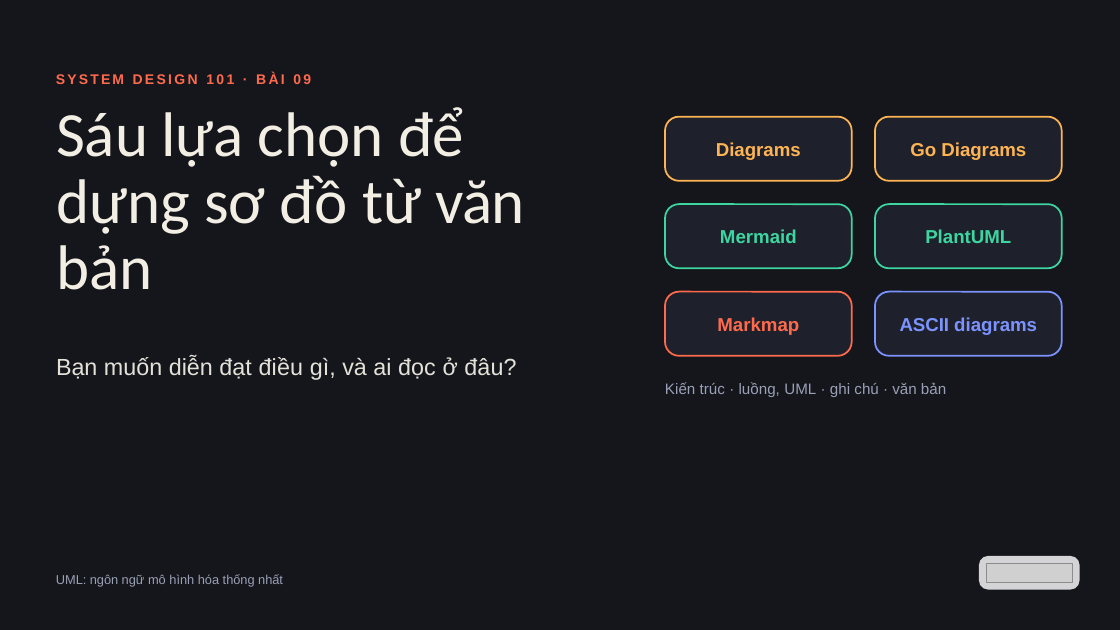
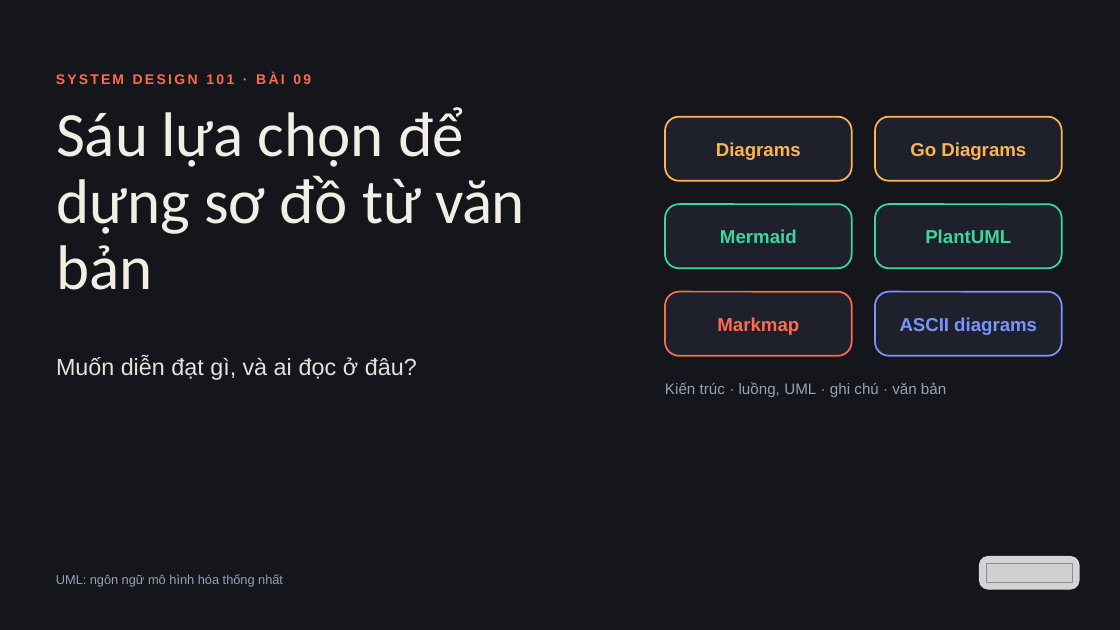
Before and after one commit to vohoailinh90/tool-marketing-studio, a slide deck: slide 1 of system-design-101/vi/lessons/sd-09-009/slides/sd-09-009.pptx. Drawn at 1120x630 pixels with LibreOffice and Linux fonts; fonts in the diff are those of the drawing; grey boxes stand for pictures. Boxes give left, top, right and bottom in pixels: in the first picture for what was removed or moved away, otherwise in the second. Text is boxed around its words. In the diff, an @@ line names an element or a change of style, - is before the commit and + after.

```diff
--- a/system-design-101/vi/lessons/sd-09-009/slides/sd-09-009.pptx
+++ b/system-design-101/vi/lessons/sd-09-009/slides/sd-09-009.pptx
@@ text at (56, 357, 417, 380): text changed @@
-Bạn muốn diễn đạt điều gì, và ai đọc ở đâu?
+Muốn diễn đạt gì, và ai đọc ở đâu?
```
Also in this commit, not shown: 4 other slides changed, 1 other file.
